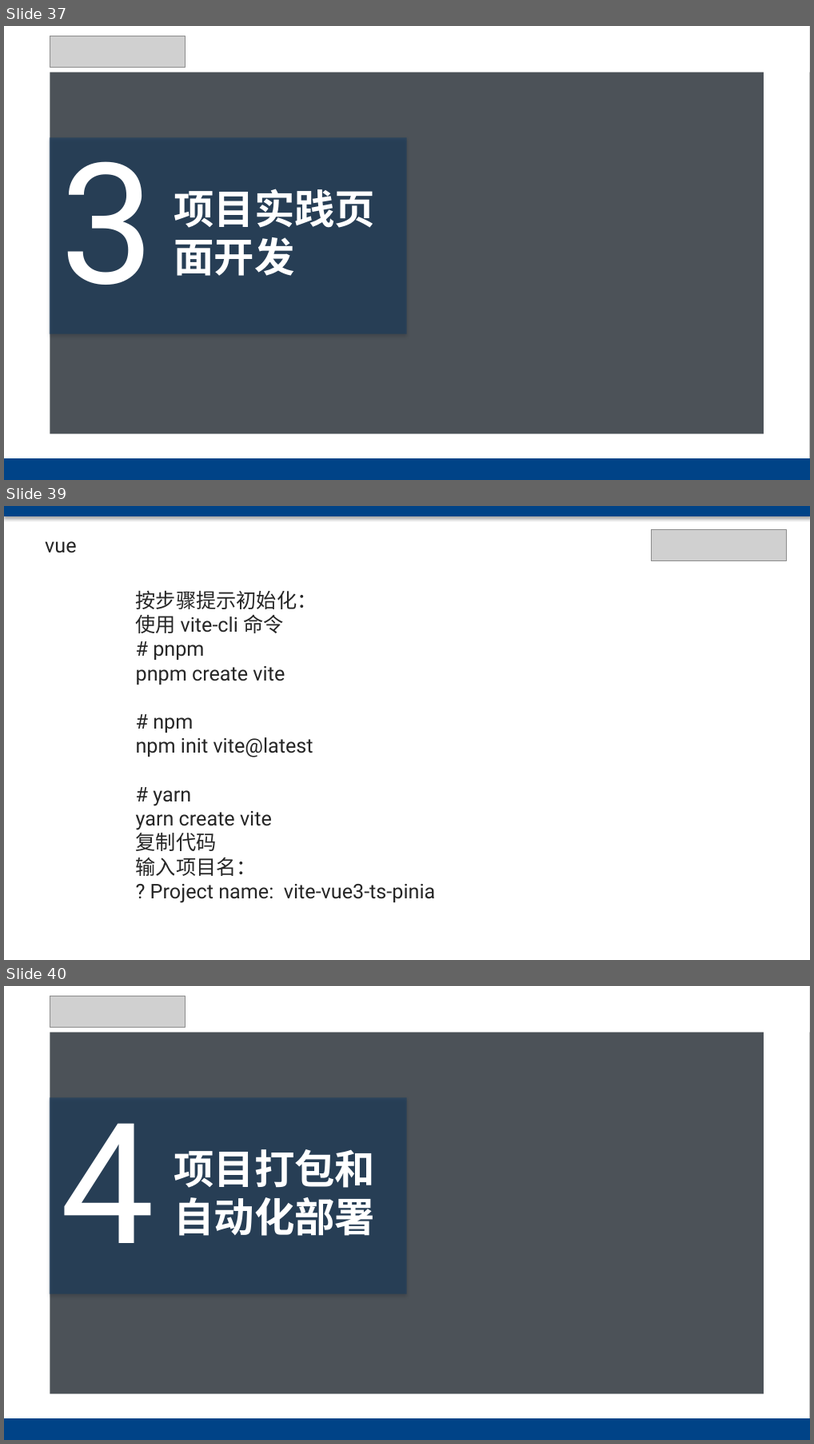
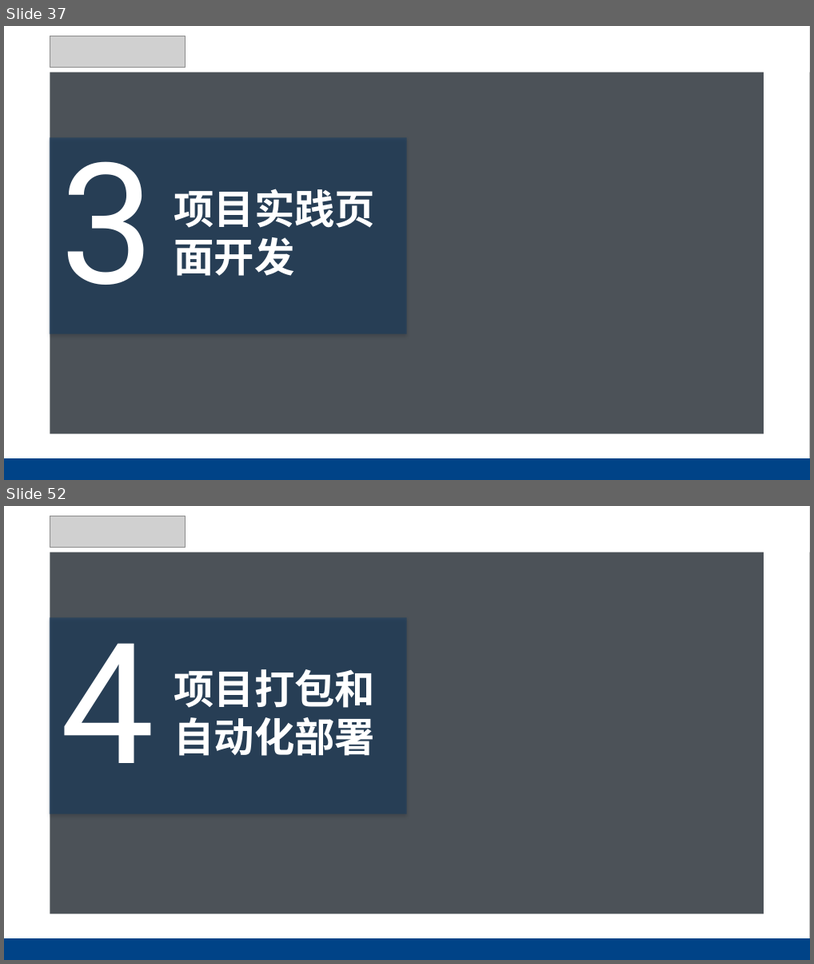
Before and after one commit to chxxx/vue3-vite-antd-admin, a slide deck: public/vue3 antdesign.pptx. Shown one above the other, each under a label of ours: slides 37, 39 and 40 before the commit, slides 37 and 52 after it; the slides between them are not shown. The pictures are 814x1444 and 814x964 pixels, drawn with LibreOffice and Linux fonts; fonts in the diff are those of the drawing; grey boxes stand for pictures; background and template pictures are left out; a plain dark background stands for a picture behind light text. Boxes give left, top, right and bottom in pixels: in the first picture for what was removed or moved away, otherwise in the second. Text is boxed around its words. In the diff, an @@ line names an element or a change of style, - is before the commit and + after.

```diff
--- a/public/vue3 antdesign.pptx
+++ b/public/vue3 antdesign.pptx
@@ slide 39 removed at <box>4,506,810,960</box>, background #FFFFFF @@
@@ rectangle removed at <box>4,506,810,516</box> @@
@@ picture removed at <box>651,529,787,561</box> @@
@@ text removed at <box>45,541,76,553</box> @@
-vue
@@ text removed at <box>136,590,436,903</box> @@
-按步骤提示初始化：
-使用 vite-cli 命令
-# pnpm
-pnpm create vite
-# npm
-npm init vite@latest
-# yarn
-yarn create vite
-复制代码
-输入项目名：
-? Project name: vite-vue3-ts-pinia
@@ what was slide 40 is now slide 52 @@
```
Also in this commit, not shown: 4 slides changed, 14 slides added, 1 other slide removed, 6 other files.
